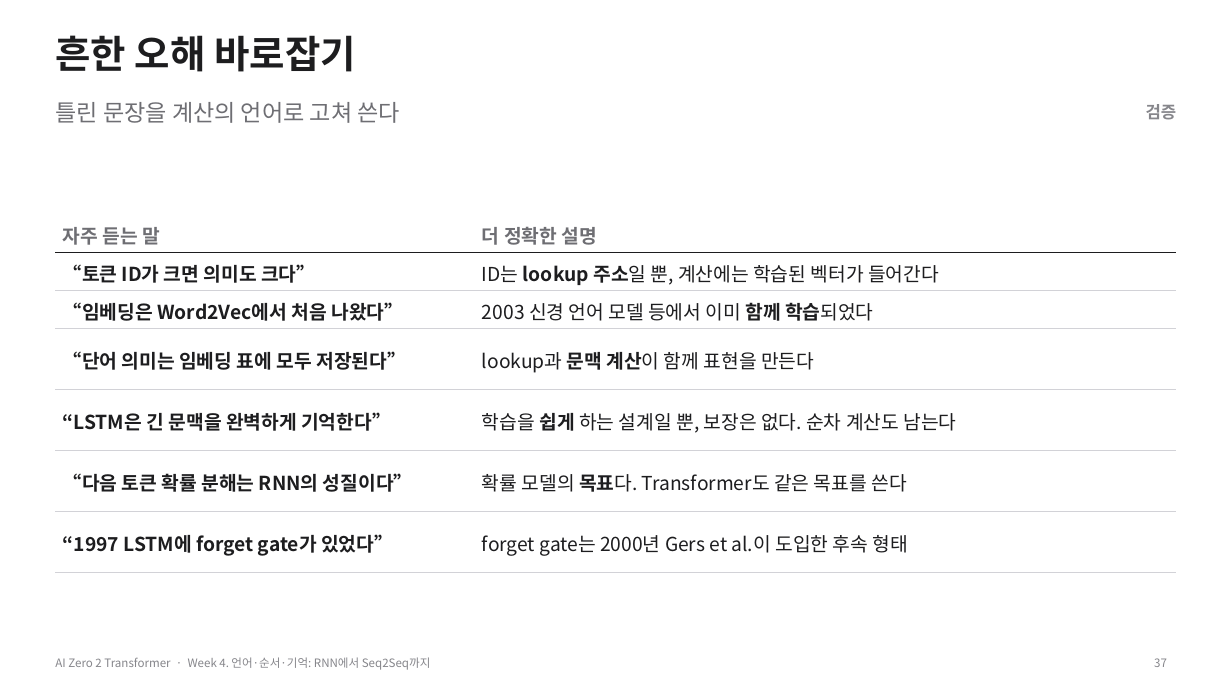
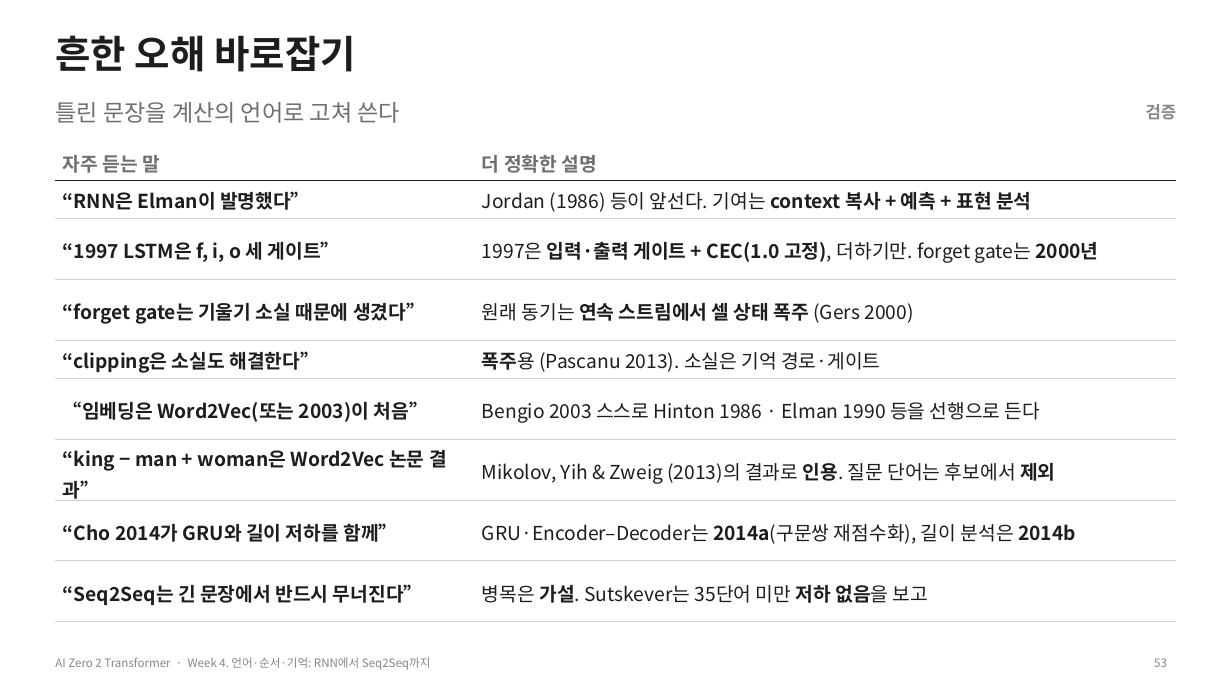
Before and after one commit to myunhh/AI-Zero-2-Transformers, a slide deck: slide 53 of lectures/week04_rnn_lstm_seq2seq.pptx (slide 37 before the commit). Drawn at 1232x693 pixels with LibreOffice and Linux fonts; fonts in the diff are those of the drawing. Boxes give left, top, right and bottom in pixels: in the first picture for what was removed or moved away, otherwise in the second. Text is boxed around its words. In the diff, an @@ line names an element or a change of style, - is before the commit and + after.

```diff
--- a/lectures/week04_rnn_lstm_seq2seq.pptx
+++ b/lectures/week04_rnn_lstm_seq2seq.pptx
@@ table at <box>55,142,1177,622</box> @@
-row 2: “토큰 ID가 크면 의미도 크다” | ID는 lookup 주소일 뿐, 계산에는 학습된 벡터가 들어간다
-row 3: “임베딩은 Word2Vec에서 처음 나왔다” | 2003 신경 언어 모델 등에서 이미 함께 학습되었다
-row 4: “단어 의미는 임베딩 표에 모두 저장된다” | lookup과 문맥 계산이 함께 표현을 만든다
-row 5: “LSTM은 긴 문맥을 완벽하게 기억한다” | 학습을 쉽게 하는 설계일 뿐, 보장은 없다. 순차 계산도 남는다
-row 6: “다음 토큰 확률 분해는 RNN의 성질이다” | 확률 모델의 목표다. Transformer도 같은 목표를 쓴다
-row 7: “1997 LSTM에 forget gate가 있었다” | forget gate는 2000년 Gers et al.이 도입한 후속 형태
+row 2: “RNN은 Elman이 발명했다” | Jordan (1986) 등이 앞선다. 기여는 context 복사 + 예측 + 표현 분석
+row 3: “1997 LSTM은 f, i, o 세 게이트” | 1997은 입력·출력 게이트 + CEC(1.0 고정), 더하기만. forget gate는 2000년
+row 4: “forget gate는 기울기 소실 때문에 생겼다” | 원래 동기는 연속 스트림에서 셀 상태 폭주 (Gers 2000)
+row 5: “clipping은 소실도 해결한다” | 폭주용 (Pascanu 2013). 소실은 기억 경로·게이트
+row 6: “임베딩은 Word2Vec(또는 2003)이 처음” | Bengio 2003 스스로 Hinton 1986 · Elman 1990 등을 선행으로 든다
+row 7: “king − man + woman은 Word2Vec 논문 결과” | Mikolov, Yih & Zweig (2013)의 결과로 인용. 질문 단어는 후보에서 제외
+row 8: “Cho 2014가 GRU와 길이 저하를 함께” | GRU·Encoder–Decoder는 2014a(구문쌍 재점수화), 길이 분석은 2014b
+row 9: “Seq2Seq는 긴 문장에서 반드시 무너진다” | 병목은 가설. Sutskever는 35단어 미만 저하 없음을 보고
@@ table: place and size @@
-table at <box>55,215,1177,573</box>
+table at <box>55,142,1177,622</box>
@@ page number at <box>1154,658,1167,667</box>: text changed @@
-37
+53
```
Also in this commit, not shown: 26 other slides changed, 29 slides added, 13 slides removed, 20 other files.
